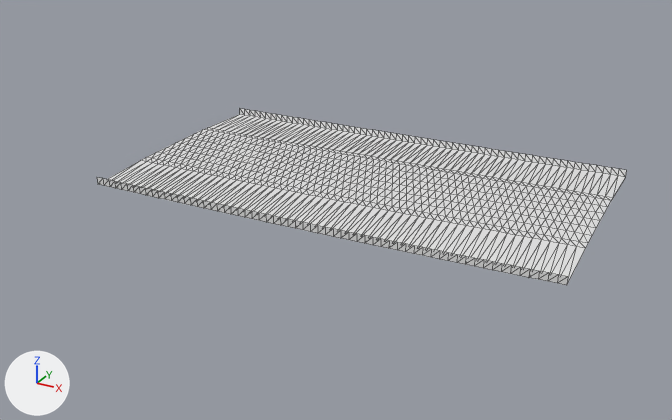
A saved change to the glTF model public/assets/gen4/models/track-40.glb.
Before and after are seen from a 50 mm camera at (335.2, -300.2, 47.0) aimed at (280.3, -200.4, -2.9). The lights are fixed; the arrows at lower left show +X, +Y and +Z. The picture after the commit comes second. Mesh edges are drawn as thin lines. Vertices at exactly the same position are counted once.

The older version as bpy lines, for what is in view:
```python
me_track_40 = bpy.data.meshes.new('track-40')
me_track_40.from_pydata(...)  # 819 vertices, 1488 faces; spans x 251.7..314.8, y -214.8..-178.7, z 0.4..1.5
ob_track_40 = bpy.data.objects.new('track-40', me_track_40)
ob_track_40.location = (0.0, 0.0, 0.0)
```
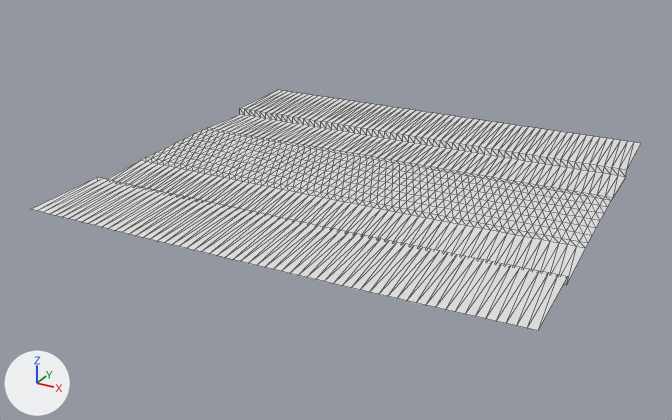
The change, as JSON lines over the scene's bpy script:
```json
{"block": "me_track_40", "where": "# used by ob_track_40; location = (0.0, 0.0, 0.0)"}
{"op": "remove", "block": "me_track_40", "code": "me_track_40.from_pydata(...)  # 819 vertices, 1488 faces; spans x 251.7..314.8, y -214.8..-178.7, z 0.4..1.5"}
{"op": "add", "block": "me_track_40", "code": "me_track_40.from_pydata(...)  # 945 vertices, 1736 faces; spans x 251.5..315.4, y -226.8..-166.7, z 0.4..1.5"}
{"block": "me_track_40", "change": "me_track_40 part 1"}
{"block": "me_track_40", "change": "3 vertices are added at (313.4, -224.9, 1.5), (295.0, -225.8, 1.5), (289.9, -226.0, 1.5)"}
{"block": "me_track_40", "change": "18 new vertices lie (0.3, -12.0, 0.0) away from vertices in x 259.2..285.5, y -214.8..-214.2, z 1.4"}
{"block": "me_track_40", "change": "12 new vertices lie (0.5, -12.0, 0.0) away from vertices in x 290.5..311.8, y -214.0..-213.0, z 1.5"}
{"block": "me_track_40", "change": "12 new vertices lie (0.2, -12.0, 0.0) away from vertices in x 252.2..265.3, y -214.8..-214.7, z 1.4"}
{"block": "me_track_40", "change": "9 new vertices lie (0.6, -12.0, 0.0) away from vertices in x 300.6..314.8, y -213.6..-212.8, z 1.5"}
{"block": "me_track_40", "change": "9 new vertices lie (0.4, -12.0, 0.0) away from vertices in x 280.4..293.6, y -214.3..-213.9, z 1.4..1.5"}
{"block": "me_track_40", "change": "124 new faces join them"}
{"block": "me_track_40", "change": "me_track_40 part 2"}
{"block": "me_track_40", "change": "1 vertex is added at (294.7, -167.5, 1.5)"}
{"block": "me_track_40", "change": "15 new vertices lie (-0.3, 12.0, 0.0) away from vertices in x 261.6..280.4, y -180.4..-179.9, z 1.4"}
{"block": "me_track_40", "change": "13 new vertices lie (-0.2, 12.0, 0.0) away from vertices in x 251.7..268.5, y -180.7..-180.3, z 1.4"}
{"block": "me_track_40", "change": "11 new vertices lie (-0.4, 12.0, 0.0) away from vertices in x 275.5..294.2, y -180.1..-179.5, z 1.4..1.5"}
{"block": "me_track_40", "change": "10 new vertices lie (-0.6, 12.0, 0.0) away from vertices in x 300.2..313.0, y -179.3..-178.7, z 1.5"}
{"block": "me_track_40", "change": "8 new vertices lie (-0.5, 12.0, 0.0) away from vertices in x 291.3..304.1, y -179.6..-179.1, z 1.5"}
{"block": "me_track_40", "change": "5 new vertices lie (1.0, 0.0, 0.0) away from vertices in x 275.1..308.5, y -168.1..-166.9, z 1.4..1.5"}
{"block": "me_track_40", "change": "124 new faces join them"}
```

What differs and where, as boxes [x1, y1, x2, y2] in the pictures (672 x 420 px):
```json
{"object": "track-40", "change": "reshaped", "before": [97, 109, 627, 285], "after": [31, 90, 641, 330], "on screen": "15% wider, 36% taller"}
{"part": 1, "of": "me_track_40", "change": "added", "after": [31, 177, 567, 330]}
{"part": 2, "of": "me_track_40", "change": "added", "after": [240, 90, 641, 170]}
```
